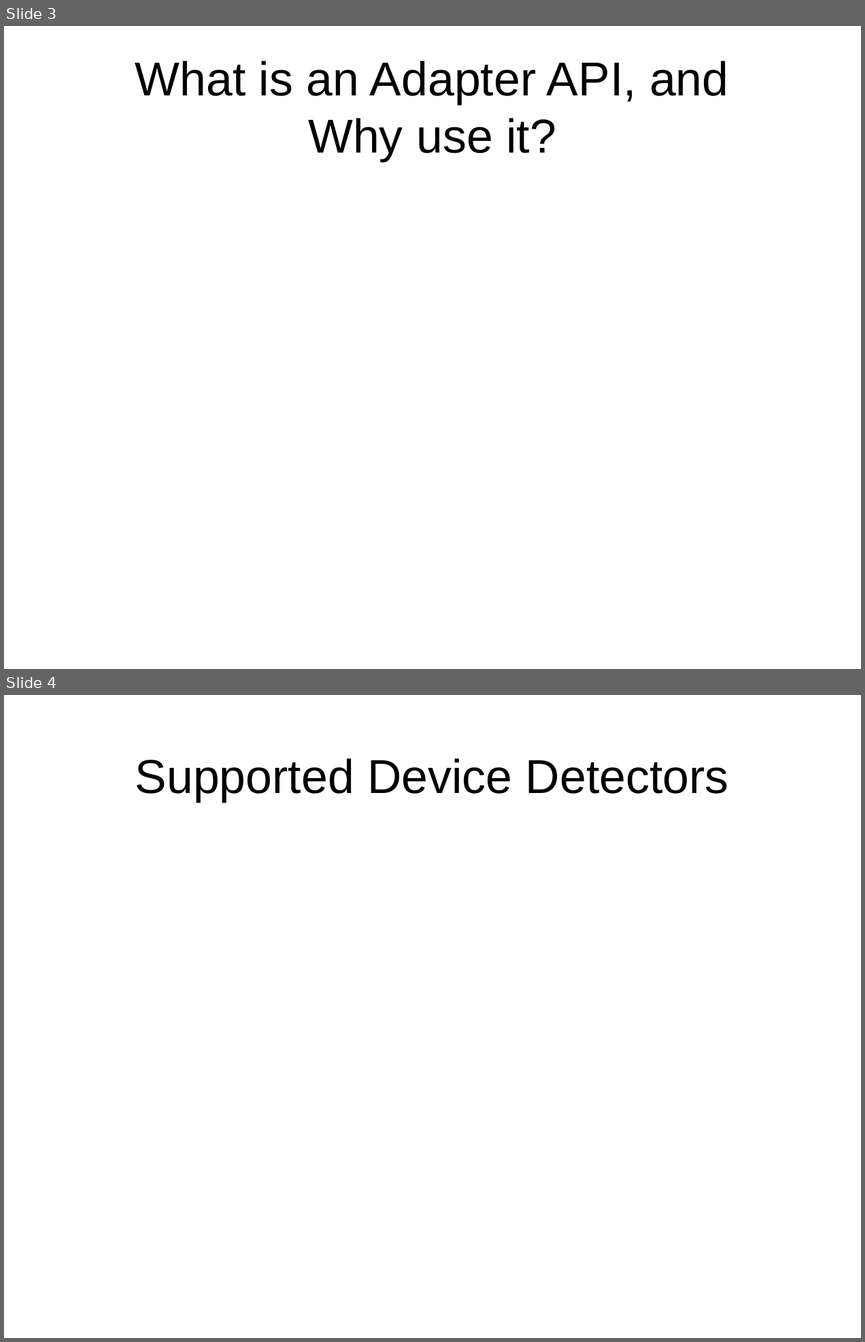
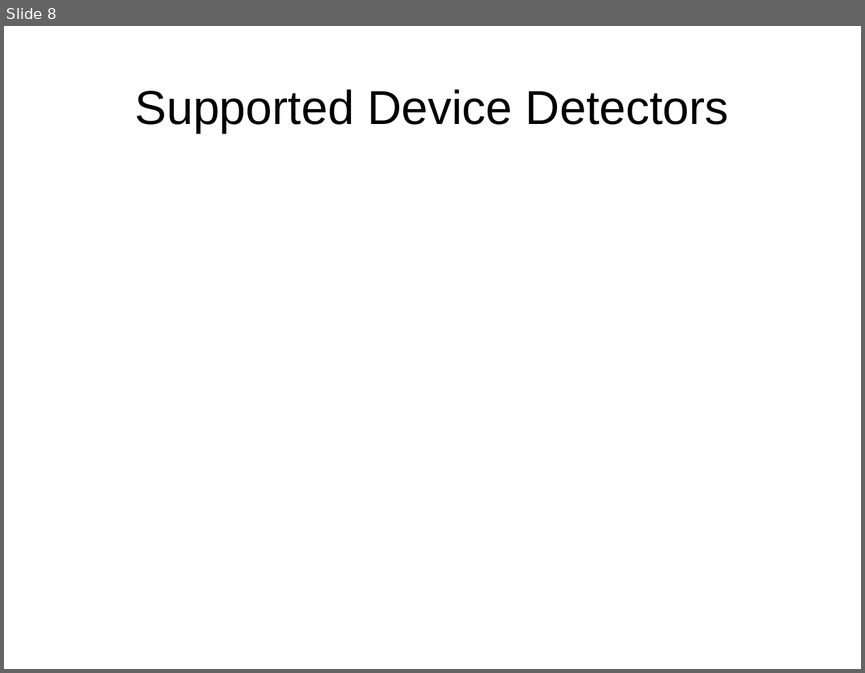
Before and after one commit to tomwhartung/jmws_accoutrements, a slide deck: presentations/2015_09-Joomla/Device_Detection-In_Protostar_and_Beez3.odp. Shown one above the other, each under a label of ours: slides 3 and 4 before the commit, slide 8 after it. The pictures are 865x1342 and 865x673 pixels, drawn with LibreOffice and Linux fonts; fonts in the diff are those of the drawing. Boxes give left, top, right and bottom in pixels: in the first picture for what was removed or moved away, otherwise in the second. Text is boxed around its words. In the diff, an @@ line names an element or a change of style, - is before the commit and + after.

```diff
--- a/presentations/2015_09-Joomla/Device_Detection-In_Protostar_and_Beez3.odp
+++ b/presentations/2015_09-Joomla/Device_Detection-In_Protostar_and_Beez3.odp
@@ slide 3 removed at <box>4,26,861,669</box>, background #FFFFFF @@
@@ title removed at <box>135,61,728,161</box> @@
-What is an Adapter API, and
-Why use it?
@@ what was slide 4 is now slide 8 @@
```
Also in this commit, not shown: 2 slides changed, 5 slides added.
